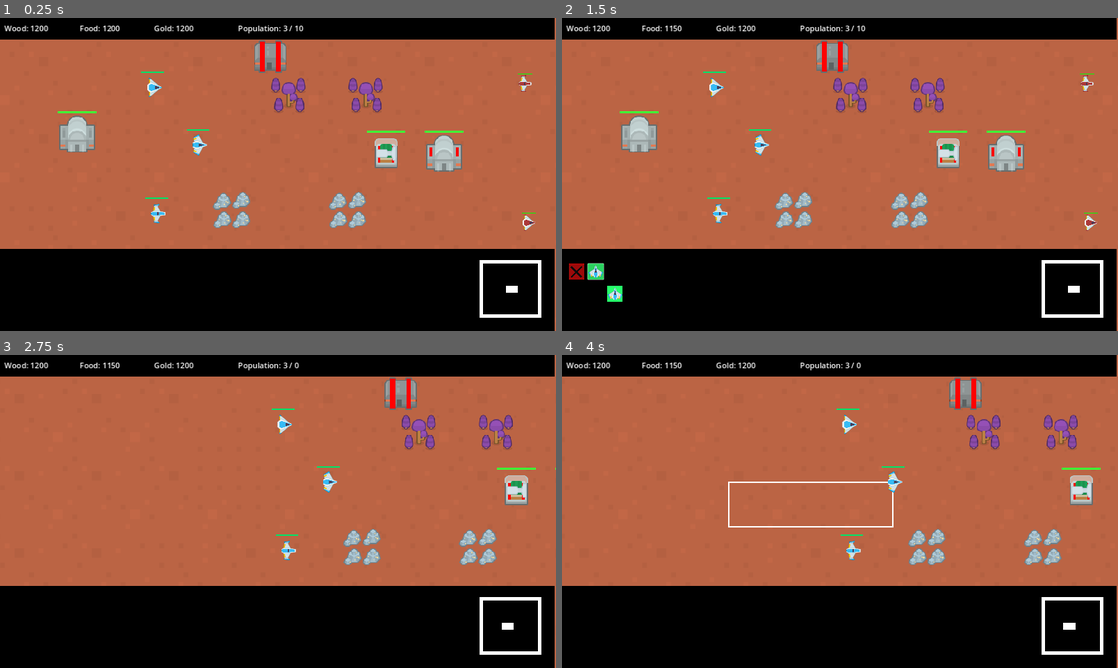
Above: before the commit, frames 1-4 (two rows, left to right).
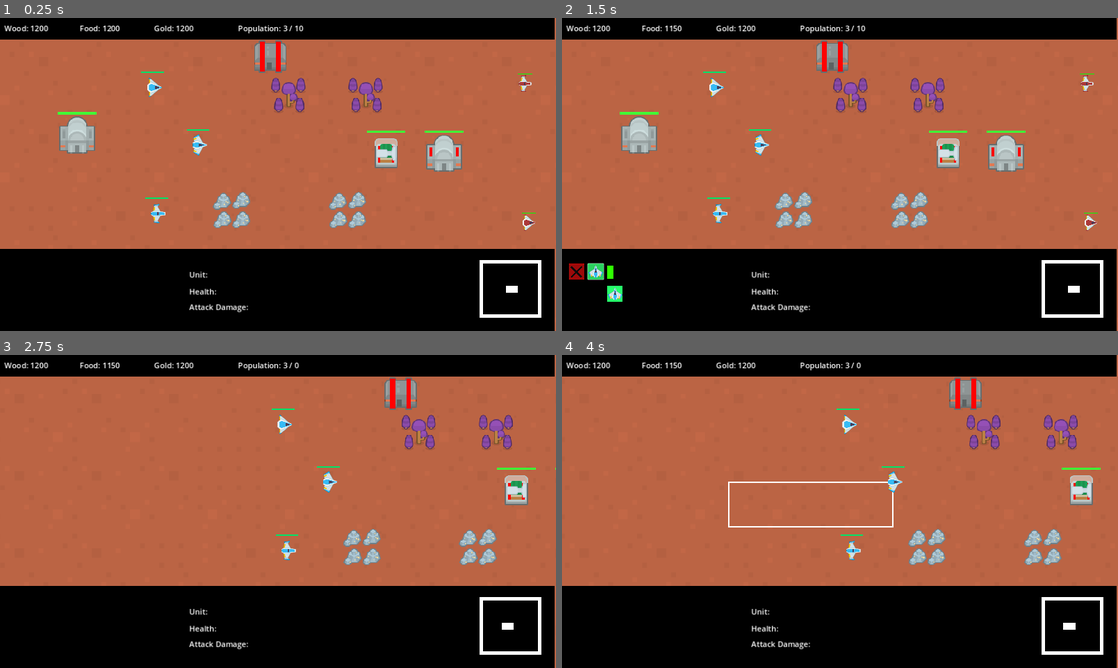
Above: after the commit, the same moments.

Repository: mchiang87/rts
Game: Godot game, scene res://main.tscn
The game is run twice, just before and just after one commit, with the same random seed, the same clock (stepped at 60 frames per second) and the same inputs.
Inputs (mouse positions are in pixels of both pictures, inside the frame that each line leads up to):
- Up to frame 1 (0.25 s): no input
- Up to frame 2 (1.5 s): click (639, 133) at 0.5 s; click (595, 271) at 1.25 s
- Up to frame 3 (2.75 s): click (16, 608) at 2 s
- Up to frame 4 (4 s): move the mouse to (962, 495) at 2.77 s; click (962, 495) at 2.92 s; tap Enter at 3.5 s; drag from (728, 527) to (895, 483) at 3.52 s

The runs differ from the first frame. In frame 1, 0.4% of the frame differs, in the area x 10-45%, y 29-94%; in frame 2, 0.5%, in the area x 8-45%, y 29-94%; in frame 3, 0.2%; in frame 4, 0.2%.

Commit message:
added progress bar to building units

Diff:
--- a/enemy_tower.tscn
+++ b/enemy_tower.tscn
@@ -29,6 +29,14 @@
 texture_filter = 1
 texture = ExtResource("3_kupp2")
 
+[node name="unitProgressBar" parent="CanvasLayer" index="6"]
+visible = true
+offset_left = 0.0
+offset_top = 0.0
+offset_right = 4.0
+offset_bottom = 27.0
+show_percentage = true
+
 [node name="TimerShoot" type="Timer" parent="." index="10"]
 wait_time = 2.0
 one_shot = true
--- a/enemy_town_center.tscn
+++ b/enemy_town_center.tscn
@@ -19,3 +19,11 @@
 offset_top = -10.0
 offset_right = -20.0
 offset_bottom = 6.0
+
+[node name="unitProgressBar" parent="CanvasLayer" index="6"]
+visible = true
+offset_left = 0.0
+offset_top = 0.0
+offset_right = 4.0
+offset_bottom = 27.0
+show_percentage = true
--- a/enemy_type_two.tscn
+++ b/enemy_type_two.tscn
@@ -5,7 +5,6 @@
 
 [node name="enemyTypeTwo" instance=ExtResource("1_emre8")]
 unit_name = "Enemy Shooter"
-damage = 2
 is_ranged_unit = true
 
 [node name="Sprite2D" parent="body" index="0"]
--- a/farm.tscn
+++ b/farm.tscn
@@ -45,8 +45,13 @@
 position = Vector2(-27, 0)
 texture = ExtResource("3_s2070")
 
-[node name="CanvasLayer" parent="." index="8"]
-visible = true
-
 [node name="addWorkerButton" parent="CanvasLayer" index="1"]
 visible = false
+
+[node name="unitProgressBar" parent="CanvasLayer" index="7"]
+visible = true
+offset_left = 0.0
+offset_top = 0.0
+offset_right = 4.0
+offset_bottom = 27.0
+show_percentage = true
--- a/game_objects.gd
+++ b/game_objects.gd
@@ -41,7 +41,7 @@
 			q.collision_mask = 2
 			q.transform = Transform2D(0, (drag_end + drag_start) / 2)
 			Global.selected = space.intersect_shape(q)
-			print(Global.selected.size())
+			#print(Global.selected.size())
 			for item in Global.selected:
 				#print(item.collider)
 				#print(item.collider.unit_name)
--- a/house.tscn
+++ b/house.tscn
@@ -12,3 +12,11 @@
 
 [node name="addWorkerButton" parent="CanvasLayer" index="1"]
 visible = false
+
+[node name="unitProgressBar" parent="CanvasLayer" index="7"]
+visible = true
+offset_left = 0.0
+offset_top = 0.0
+offset_right = 4.0
+offset_bottom = 27.0
+show_percentage = true
--- a/main.tscn
+++ b/main.tscn
@@ -2815,6 +2815,17 @@
 "
 horizontal_alignment = 1
 
+[node name="UnitGroupDetails" type="Node2D" parent="UI"]
+visible = false
+position = Vector2(384, 512)
+
+[node name="LabelUnitsInGroup" type="Label" parent="UI/UnitGroupDetails"]
+offset_left = 8.0
+offset_top = 8.0
+offset_right = 129.0
+offset_bottom = 31.0
+text = "Units in Group: "
+
 [node name="MiniMap" type="Node2D" parent="UI"]
 
 [node name="OuterBox" type="Node2D" parent="UI/MiniMap"]
@@ -2852,7 +2863,6 @@
 offset_bottom = 15.0
 
 [node name="workerBuildOptions" type="Node2D" parent="UI"]
-visible = false
 script = ExtResource("1_r4tda")
 new_town_center = ExtResource("3_qvf2y")
 house = ExtResource("4_nyvhy")
@@ -2959,6 +2969,14 @@
 offset_left = -32.0
 offset_top = -32.0
 offset_right = 32.0
+offset_bottom = 32.0
+
+[node name="BuildOptionInfo" type="Node2D" parent="UI/workerBuildOptions"]
+visible = false
+position = Vector2(24, 576)
+
+[node name="LabelBuildOptionInfo" type="Label" parent="UI/workerBuildOptions/BuildOptionInfo"]
+offset_right = 216.0
 offset_bottom = 32.0
 
 [node name="WinScreen" type="Node2D" parent="UI"]
@@ -3027,7 +3045,7 @@
 position = Vector2(414, 263)
 
 [node name="townCenter" parent="GameObjects" instance=ExtResource("5_beq23")]
-position = Vector2(160, 240)
+position = Vector2(160, 242)
 
 [node name="tree" parent="GameObjects" instance=ExtResource("14_jtlic")]
 position = Vector2(600, 160)
@@ -3247,17 +3265,28 @@
 
 [node name="enemyTower" parent="GameObjects" instance=ExtResource("30_oti36")]
 position = Vector2(800, 280)
-damage = 1
 
 [node name="Camera2D" type="Camera2D" parent="."]
 position = Vector2(576, 324)
 script = ExtResource("7_3do85")
 
+[connection signal="mouse_entered" from="UI/workerBuildOptions/townCenter/Sprite2D/ButtonBuildTownCenter" to="UI/workerBuildOptions" method="_on_button_build_town_center_mouse_entered"]
+[connection signal="mouse_exited" from="UI/workerBuildOptions/townCenter/Sprite2D/ButtonBuildTownCenter" to="UI/workerBuildOptions" method="_on_button_build_town_center_mouse_exited"]
 [connection signal="pressed" from="UI/workerBuildOptions/townCenter/Sprite2D/ButtonBuildTownCenter" to="UI/workerBuildOptions" method="_on_button_build_town_center_pressed"]
+[connection signal="mouse_entered" from="UI/workerBuildOptions/house/Sprite2D/ButtonBuildHouse" to="UI/workerBuildOptions" method="_on_button_build_house_mouse_entered"]
+[connection signal="mouse_exited" from="UI/workerBuildOptions/house/Sprite2D/ButtonBuildHouse" to="UI/workerBuildOptions" method="_on_button_build_house_mouse_exited"]
 [connection signal="pressed" from="UI/workerBuildOptions/house/Sprite2D/ButtonBuildHouse" to="UI/workerBuildOptions" method="_on_button_build_house_pressed"]
+[connection signal="mouse_entered" from="UI/workerBuildOptions/barracks/Sprite2D/ButtonBuildBarracks" to="UI/workerBuildOptions" method="_on_button_build_barracks_mouse_entered"]
+[connection signal="mouse_exited" from="UI/workerBuildOptions/barracks/Sprite2D/ButtonBuildBarracks" to="UI/workerBuildOptions" method="_on_button_build_barracks_mouse_exited"]
 [connection signal="pressed" from="UI/workerBuildOptions/barracks/Sprite2D/ButtonBuildBarracks" to="UI/workerBuildOptions" method="_on_button_build_barracks_pressed"]
+[connection signal="mouse_entered" from="UI/workerBuildOptions/range/Sprite2D/ButtonBuildRange" to="UI/workerBuildOptions" method="_on_button_build_range_mouse_entered"]
+[connection signal="mouse_exited" from="UI/workerBuildOptions/range/Sprite2D/ButtonBuildRange" to="UI/workerBuildOptions" method="_on_button_build_range_mouse_exited"]
 [connection signal="pressed" from="UI/workerBuildOptions/range/Sprite2D/ButtonBuildRange" to="UI/workerBuildOptions" method="_on_button_build_range_pressed"]
+[connection signal="mouse_entered" from="UI/workerBuildOptions/tower/Sprite2D/ButtonBuildTower" to="UI/workerBuildOptions" method="_on_button_build_tower_mouse_entered"]
+[connection signal="mouse_exited" from="UI/workerBuildOptions/tower/Sprite2D/ButtonBuildTower" to="UI/workerBuildOptions" method="_on_button_build_tower_mouse_exited"]
 [connection signal="pressed" from="UI/workerBuildOptions/tower/Sprite2D/ButtonBuildTower" to="UI/workerBuildOptions" method="_on_button_build_tower_pressed"]
+[connection signal="mouse_entered" from="UI/workerBuildOptions/farm/Sprite2D/ButtonBuildFarm" to="UI/workerBuildOptions" method="_on_button_build_farm_mouse_entered"]
+[connection signal="mouse_exited" from="UI/workerBuildOptions/farm/Sprite2D/ButtonBuildFarm" to="UI/workerBuildOptions" method="_on_button_build_farm_mouse_exited"]
 [connection signal="pressed" from="UI/workerBuildOptions/farm/Sprite2D/ButtonBuildFarm" to="UI/workerBuildOptions" method="_on_button_build_farm_pressed"]
 [connection signal="pressed" from="UI/WinScreen/ButtonPlayAgain" to="UI" method="_on_button_play_again_pressed"]
 [connection signal="pressed" from="UI/LoseScreen/ButtonPlayAgain" to="UI" method="_on_button_play_again_pressed"]
--- a/new_barracks.tscn
+++ b/new_barracks.tscn
@@ -28,5 +28,11 @@
 [node name="Sprite2D" parent="CanvasLayer/q3/image" index="1"]
 texture = ExtResource("3_8b2g2")
 
+[node name="q4" parent="CanvasLayer" index="5"]
+visible = true
+
 [node name="Sprite2D" parent="CanvasLayer/q4/image" index="1"]
 texture = ExtResource("3_8b2g2")
+
+[node name="unitProgressBar" parent="CanvasLayer" index="6"]
+visible = true
--- a/new_range.tscn
+++ b/new_range.tscn
@@ -16,6 +16,9 @@
 [node name="Sprite2D" parent="CanvasLayer/addWorkerButton/image" index="2"]
 texture = ExtResource("3_url7w")
 
+[node name="q1" parent="CanvasLayer" index="2"]
+visible = true
+
 [node name="Sprite2D" parent="CanvasLayer/q1/image" index="1"]
 texture = ExtResource("3_url7w")
 
@@ -25,5 +28,11 @@
 [node name="Sprite2D" parent="CanvasLayer/q3/image" index="1"]
 texture = ExtResource("3_url7w")
 
+[node name="q4" parent="CanvasLayer" index="5"]
+visible = true
+
 [node name="Sprite2D" parent="CanvasLayer/q4/image" index="1"]
 texture = ExtResource("3_url7w")
+
+[node name="unitProgressBar" parent="CanvasLayer" index="6"]
+visible = true
--- a/new_tower.tscn
+++ b/new_tower.tscn
@@ -1,10 +1,13 @@
-[gd_scene load_steps=6 format=3 uid="uid://c6kire00fb32j"]
+[gd_scene load_steps=7 format=3 uid="uid://c6kire00fb32j"]
 
 [ext_resource type="PackedScene" uid="uid://cg1ccymadcc1y" path="res://house.tscn" id="1_gdsi2"]
 [ext_resource type="Script" path="res://new_tower.gd" id="2_iwhp5"]
 [ext_resource type="Texture2D" uid="uid://ncpraqgojw06" path="res://art/scifi/PNG/Default size/Structure/scifiStructure_11.png" id="2_k6o06"]
 [ext_resource type="Texture2D" uid="uid://bavfylfg0prk0" path="res://art/spaceshooter/PNG/Parts/beam0.png" id="3_7cupq"]
 [ext_resource type="PackedScene" uid="uid://c1ixm0udm741b" path="res://laser.tscn" id="3_fa7xt"]
+
+[sub_resource type="StyleBoxFlat" id="StyleBoxFlat_4gd86"]
+bg_color = Color(0.360784, 1, 0.411765, 1)
 
 [node name="new_tower" instance=ExtResource("1_gdsi2")]
 script = ExtResource("2_iwhp5")
@@ -25,6 +28,28 @@
 offset_bottom = 40.0
 theme_type_variation = &"FlatButton"
 
+[node name="CanvasLayer" parent="." index="9"]
+visible = false
+
+[node name="image" parent="CanvasLayer/addWorkerButton" index="0"]
+visible = true
+
+[node name="unitProgressBar2" type="ProgressBar" parent="CanvasLayer" index="6"]
+visible = false
+offset_left = 95.0
+offset_top = 513.0
+offset_right = 246.0
+offset_bottom = 540.0
+theme_override_styles/fill = SubResource("StyleBoxFlat_4gd86")
+
+[node name="unitProgressBar" parent="CanvasLayer" index="7"]
+visible = true
+offset_left = 0.0
+offset_top = 0.0
+offset_right = 4.0
+offset_bottom = 27.0
+show_percentage = true
+
 [node name="ButtonPlace" parent="." index="10"]
 action_mode = 1
 button_mask = 1
--- a/new_town_center.tscn
+++ b/new_town_center.tscn
@@ -17,6 +17,9 @@
 [node name="ProgressBar" parent="." index="4"]
 visible = false
 
+[node name="CanvasLayer" parent="." index="8"]
+visible = true
+
 [node name="ButtonPlace" type="Button" parent="." index="9"]
 offset_left = -40.0
 offset_top = -40.0
--- a/new_unit_builder.gd
+++ b/new_unit_builder.gd
@@ -17,6 +17,7 @@
 @export var is_tc = false
 @export var is_barracks = false
 @export var is_range = false
+@onready var unit_progress_bar = $CanvasLayer/unitProgressBar
 
 var built_num = 0
 var freeze_pos = false
@@ -99,6 +100,14 @@
 		$CanvasLayer/q2.visible = true
 		$CanvasLayer/q3.visible = true
 		$CanvasLayer/q4.visible = true
+
+	if units_in_queue > 0:
+		unit_progress_bar.visible = true
+		unit_progress_bar.fill_mode = 1
+		unit_progress_bar.max_value = $TimerWorker.wait_time
+		unit_progress_bar.value = $TimerWorker.time_left
+	else:
+		unit_progress_bar.visible = false
 
 	var mouse_position = get_global_mouse_position()
 	if freeze_pos == false:
@@ -158,7 +167,7 @@
 
 func _on_button_add_worker_pressed():
 	if units_in_queue < 4 and Global.population_count < Global.max_population_count and Global.food_count >= 50:
-		$TimerWorker.start()
+		#$TimerWorker.start()
 		units_in_queue += 1
 		Global.food_count -= 50
 
@@ -177,8 +186,8 @@
 	add_sibling(new_unit)
 	new_unit.position = position + Vector2(0, 60)
 	units_in_queue -= 1
-	if units_in_queue > 0 and Global.population_count < Global.max_population_count:
-		$TimerWorker.start()
+	#if units_in_queue > 0 and Global.population_count < Global.max_population_count:
+		#$TimerWorker.start()
 
 func _on_timer_remove_nav_timeout():
 	Global.new_worker_target = null
--- a/town_center.gd
+++ b/town_center.gd
@@ -13,6 +13,7 @@
 
 var workers_in_queue = 0
 @export var new_worker: PackedScene
+@onready var unit_progress_bar = $CanvasLayer/unitProgressBar
 
 func _ready():
 	var new_pos = cleared_block.instantiate()
@@ -105,12 +106,19 @@
 		$CanvasLayer/q3.visible = true
 		$CanvasLayer/q4.visible = true
 
+	if workers_in_queue > 0:
+		unit_progress_bar.visible = true
+		unit_progress_bar.fill_mode = 1
+		unit_progress_bar.max_value = $TimerWorker.wait_time
+		unit_progress_bar.value = $TimerWorker.time_left
+	else:
+		unit_progress_bar.visible = false
+
 func _on_button_remove_pressed():
 	health -= 10
 
 func _on_button_add_worker_pressed():
 	if workers_in_queue < 4 and Global.population_count < Global.max_population_count and Global.food_count >= 50:
-		$TimerWorker.start()
 		workers_in_queue += 1
 		Global.food_count -= 50
 
@@ -123,8 +131,6 @@
 	add_sibling(new_worker_created)
 	new_worker_created.position = position + Vector2(0, 60)
 	workers_in_queue -= 1
-	if workers_in_queue > 0 and Global.population_count < Global.max_population_count:
-		$TimerWorker.start()
 
 func _on_area_entered(area):
 	if area.is_in_group("enemy_laser"):
--- a/town_center.tscn
+++ b/town_center.tscn
@@ -18,6 +18,12 @@
 
 [sub_resource type="StyleBoxFlat" id="StyleBoxFlat_jh3do"]
 bg_color = Color(0.25098, 1, 0.211765, 1)
+
+[sub_resource type="StyleBoxFlat" id="StyleBoxFlat_mhfhq"]
+bg_color = Color(0.188235, 1, 0.00784314, 1)
+
+[sub_resource type="StyleBoxFlat" id="StyleBoxFlat_dq7vx"]
+bg_color = Color(0, 0, 0, 1)
 
 [node name="townCenter" type="Area2D"]
 script = ExtResource("1_tkk8w")
@@ -195,6 +201,16 @@
 scale = Vector2(0.27, 0.325)
 texture = ExtResource("3_hc1mc")
 
+[node name="unitProgressBar" type="ProgressBar" parent="CanvasLayer"]
+visible = false
+offset_left = 94.0
+offset_top = 513.0
+offset_right = 246.0
+offset_bottom = 540.0
+theme_override_styles/background = SubResource("StyleBoxFlat_mhfhq")
+theme_override_styles/fill = SubResource("StyleBoxFlat_dq7vx")
+show_percentage = false
+
 [connection signal="area_entered" from="." to="." method="_on_area_entered"]
 [connection signal="pressed" from="ButtonTC" to="." method="_on_button_tc_pressed"]
 [connection signal="timeout" from="TimerWorker" to="." method="_on_timer_worker_timeout"]
--- a/ui.gd
+++ b/ui.gd
@@ -9,6 +9,8 @@
 @onready var label_unit_name = $UnitDetails/LabelUnitName
 @onready var label_unit_health = $UnitDetails/LabelUnitHealth
 @onready var label_unit_attack_dmg = $UnitDetails/LabelUnitAttackDmg
+@onready var unit_group_details = $UnitGroupDetails
+@onready var label_units_in_group = $UnitGroupDetails/LabelUnitsInGroup
 @onready var worker_build_options = $workerBuildOptions
 @onready var win_screen = $WinScreen
 @onready var lose_screen = $LoseScreen
@@ -35,15 +37,20 @@
 		lose_screen.visible = true
 
 	if Global.selected.size() > 1:
+		unit_group_details.visible = false
+		unit_details.visible = false
+		var group_details = ''
 		for item in Global.selected:
-			print(item.collider.unit_name)
+			group_details += str(item.collider.unit_name) + "|"
+		unit_group_details.visible = true
+		label_units_in_group.text = "Units in Group: |" + group_details
 	elif Global.selected.size() == 1 and str(Global.selected[0].collider) != '<Freed Object>':
-		unit_details.visible = true
+		unit_group_details.visible = false
+		unit_details.visible = false
 		label_unit_name.text = str(Global.selected[0].collider.unit_name)
 		label_unit_health.text = "Health: " + str(Global.selected[0].collider.health)
 		label_unit_attack_dmg.text = "Attack Damage: " + str(Global.selected[0].collider.damage)
-	else:
-		unit_details.visible = false
+		unit_details.visible = true
 
 func _on_timer_game_on_timeout():
 	game_is_on = true
--- a/worker_build_options.gd
+++ b/worker_build_options.gd
@@ -7,6 +7,9 @@
 @export var barracks: PackedScene
 @export var range_building: PackedScene
 @export var tower: PackedScene
+@onready var build_option_info = $BuildOptionInfo
+@onready var label_build_option_info = $BuildOptionInfo/LabelBuildOptionInfo
+
 
 # Called when the node enters the scene tree for the first time.
 func _ready():
@@ -45,3 +48,45 @@
 	if Global.wood_count >= 50:
 		var new_building = farm.instantiate()
 		$"../../GameObjects".add_child(new_building)
+
+func _on_button_build_town_center_mouse_entered():
+	build_option_info.visible = true
+	label_build_option_info.text = 'Build Town Center'
+
+func _on_button_build_town_center_mouse_exited():
+	build_option_info.visible = false
+
+func _on_button_build_house_mouse_entered():
+	build_option_info.visible = true
+	label_build_option_info.text = 'Build House'
+
+func _on_button_build_house_mouse_exited():
+	build_option_info.visible = false
+
+func _on_button_build_barracks_mouse_entered():
+	build_option_info.visible = true
+	label_build_option_info.text = 'Build Barracks'
+
+func _on_button_build_barracks_mouse_exited():
+	build_option_info.visible = false
+
+func _on_button_build_range_mouse_entered():
+	build_option_info.visible = true
+	label_build_option_info.text = 'Build Ranged Training'
+
+func _on_button_build_range_mouse_exited():
+	build_option_info.visible = false
+
+func _on_button_build_tower_mouse_entered():
+	build_option_info.visible = true
+	label_build_option_info.text = 'Build Defense Tower'
+
+func _on_button_build_tower_mouse_exited():
+	build_option_info.visible = false
+
+func _on_button_build_farm_mouse_entered():
+	build_option_info.visible = true
+	label_build_option_info.text = 'Build Farm'
+
+func _on_button_build_farm_mouse_exited():
+	build_option_info.visible = false
Not shown: 1 places in town_center.tscn that only renumber resources
